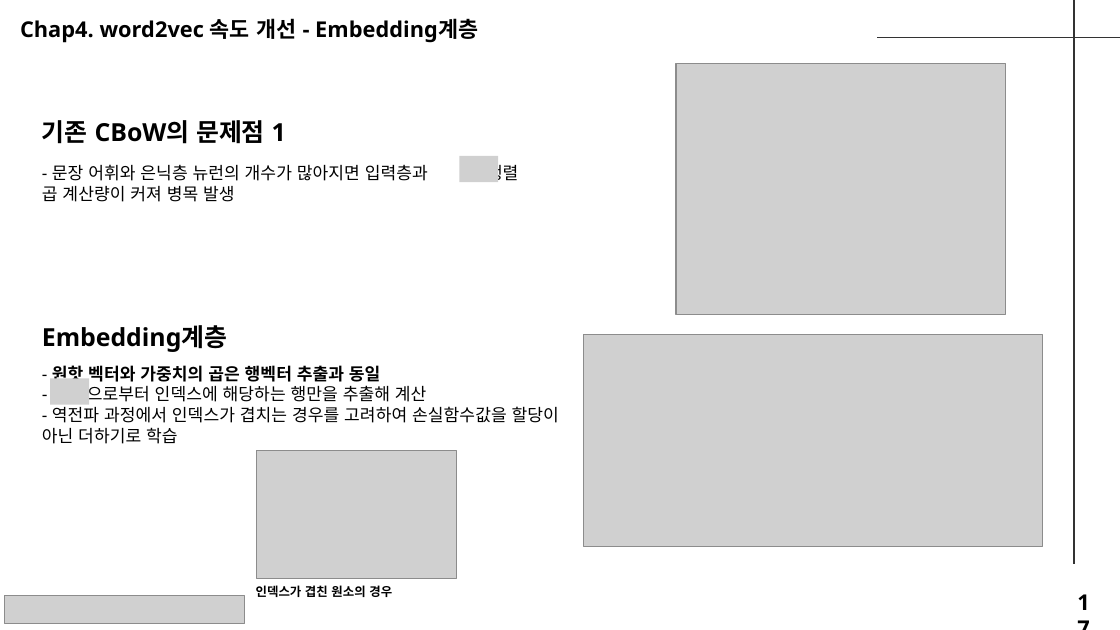
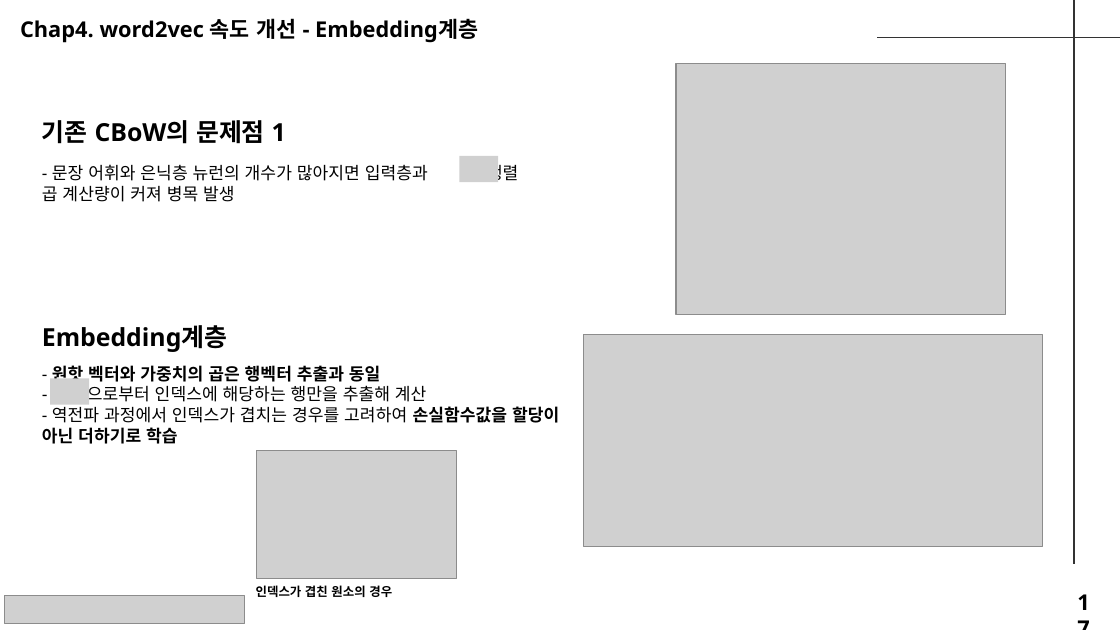
Before and after one commit to seungdeng/Deep-Learning-from-Scratch, a slide deck: slide 17 of study/발표자료/20250220_밑딥2_이승건_chap2345발표자료_NotoSans.pptx. Drawn at 1120x630 pixels with LibreOffice and Linux fonts; fonts in the diff are those of the drawing; grey boxes stand for pictures. Boxes give left, top, right and bottom in pixels: in the first picture for what was removed or moved away, otherwise in the second. Text is boxed around its words. In the diff, an @@ line names an element or a change of style, - is before the commit and + after.

```diff
--- a/study/발표자료/20250220_밑딥2_이승건_chap2345발표자료_NotoSans.pptx
+++ b/study/발표자료/20250220_밑딥2_이승건_chap2345발표자료_NotoSans.pptx
@@ text at [42, 406, 559, 444]: bold on in "손실함수값을 할당이 아닌 더하기로 학습" @@
```
Also in this commit, not shown: 14 other slides changed.
